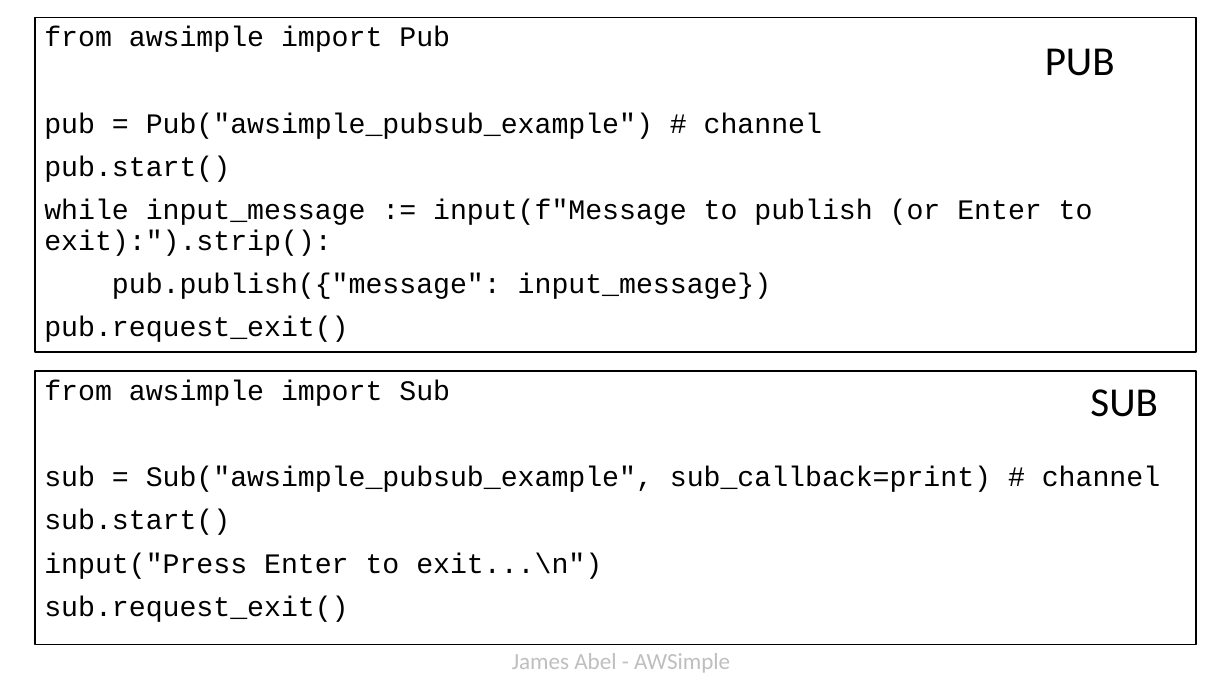
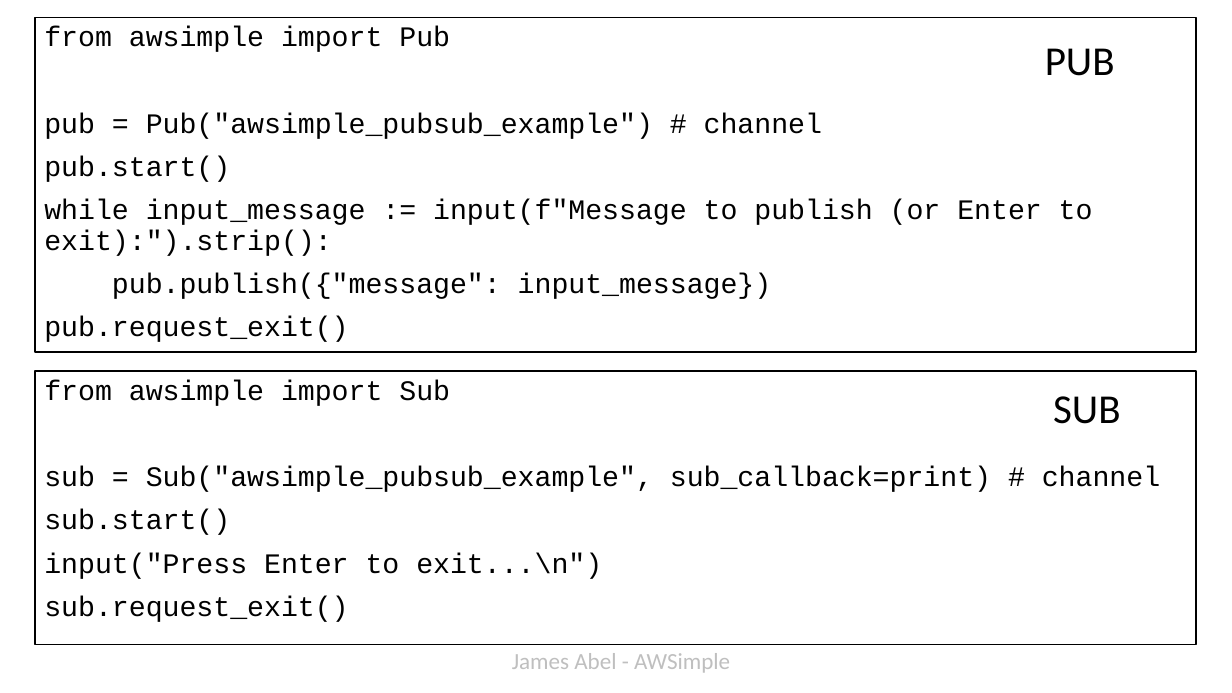
Before and after one commit to jamesabel/awsimple, a slide deck: slide 4 of doc/awsimple_pubsub_sf_python_1_26.pptx (slide 3 before the commit). Drawn at 1232x693 pixels with LibreOffice and Linux fonts; fonts in the diff are those of the drawing. Boxes give left, top, right and bottom in pixels: in the first picture for what was removed or moved away, otherwise in the second. Text is boxed around its words. In the diff, an @@ line names an element or a change of style, - is before the commit and + after.

Commit message:
update PubSub presentation

```diff
--- a/doc/awsimple_pubsub_sf_python_1_26.pptx
+++ b/doc/awsimple_pubsub_sf_python_1_26.pptx
@@ text "SUB": place and size @@
-text "SUB" at (1090, 389, 1157, 417)
+text "SUB" at (1053, 396, 1120, 424)
```
Also in this commit, not shown: 1 slide added, 1 other file.
